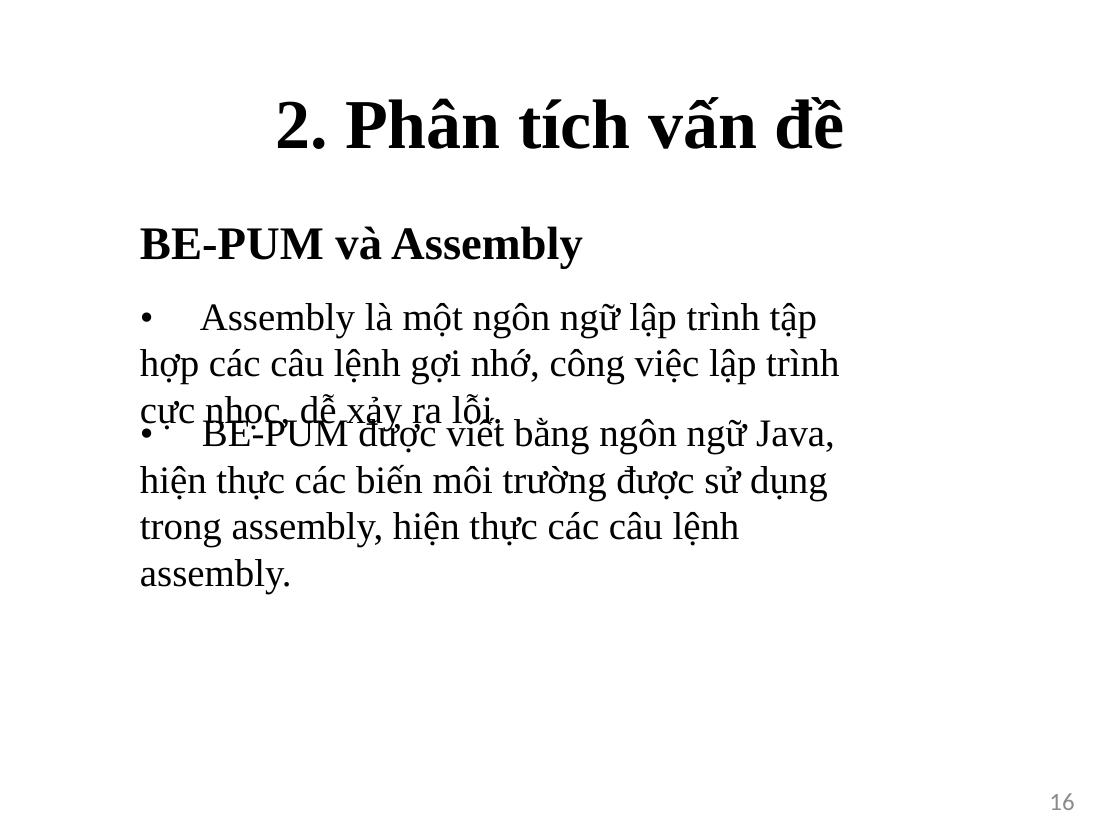
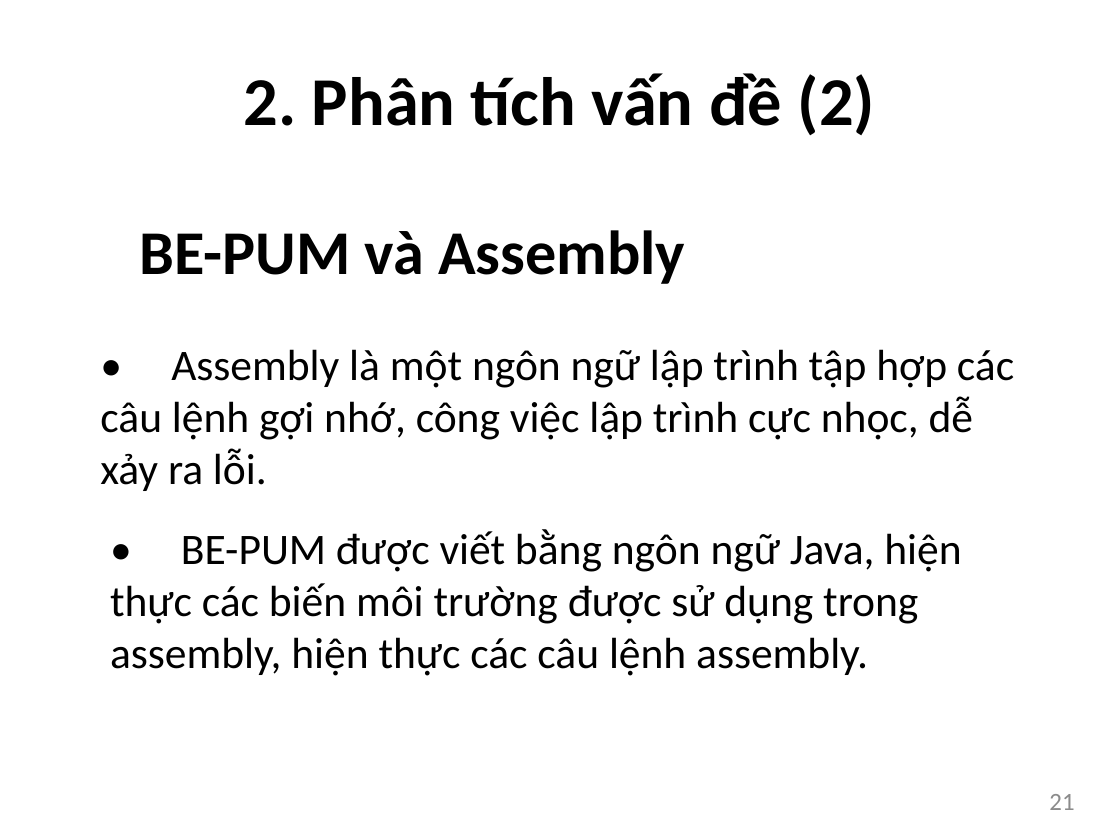
Before and after one commit to bntam/LVTN, a slide deck: slide 21 of Slide/Slide.pptx (slide 16 before the commit). Drawn at 1120x840 pixels with LibreOffice and Linux fonts; fonts in the diff are those of the drawing. Boxes give left, top, right and bottom in pixels: in the first picture for what was removed or moved away, otherwise in the second. Text is boxed around its words. In the diff, an @@ line names an element or a change of style, - is before the commit and + after.

```diff
--- a/Slide/Slide.pptx
+++ b/Slide/Slide.pptx
@@ text at (244, 73, 875, 135): text changed; size 45 to 44 pt; font Times New Roman to Calibri @@
-2. Phân tích vấn đề
+2. Phân tích vấn đề (2)
@@ text "BE-PUM và Assembly" at (140, 230, 685, 284): size 30 to 40 pt, font Times New Roman to Calibri @@
@@ text "• Assembly là một ngôn ...": place and size @@
-text "• Assembly là một ngôn ..." at (140, 303, 839, 431)
+text "• Assembly là một ngôn ..." at (100, 349, 1014, 491)
@@ text "• Assembly là một ngôn ..." at (100, 349, 1014, 491): size 25 to 28 pt, font Times New Roman to Calibri @@
@@ text "• BE-PUM được viết bằng ..." at (110, 529, 961, 676): size 25 to 28 pt, font Times New Roman to Calibri @@
@@ text "• BE-PUM được viết bằng ...": place and size @@
-text "• BE-PUM được viết bằng ..." at (140, 416, 835, 594)
+text "• BE-PUM được viết bằng ..." at (110, 529, 961, 676)
@@ page number at (1049, 794, 1074, 810): text changed @@
-16
+21
```
Also in this commit, not shown: 50 other slides changed, 44 slides added, 2 slides removed.
